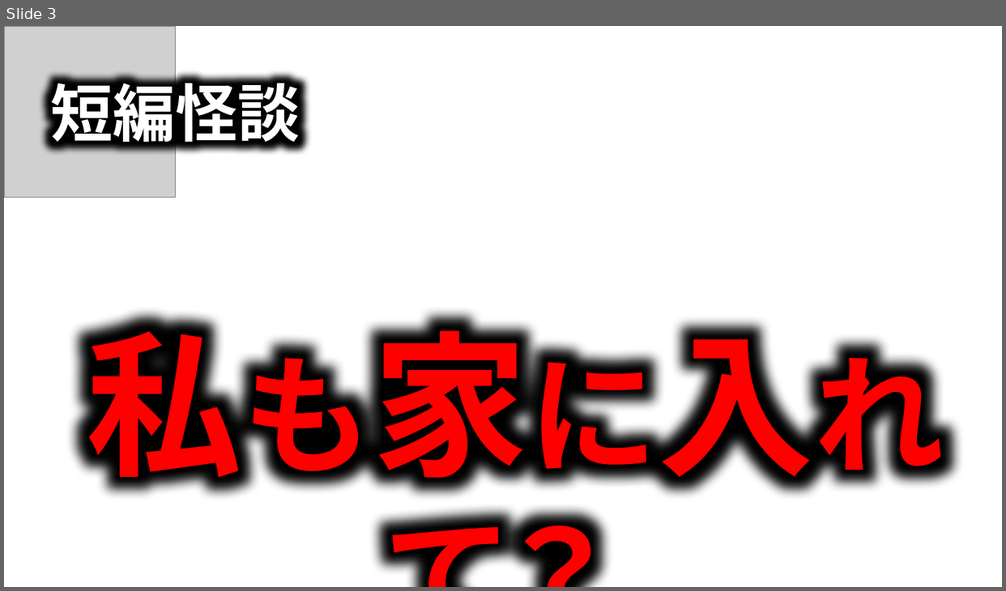
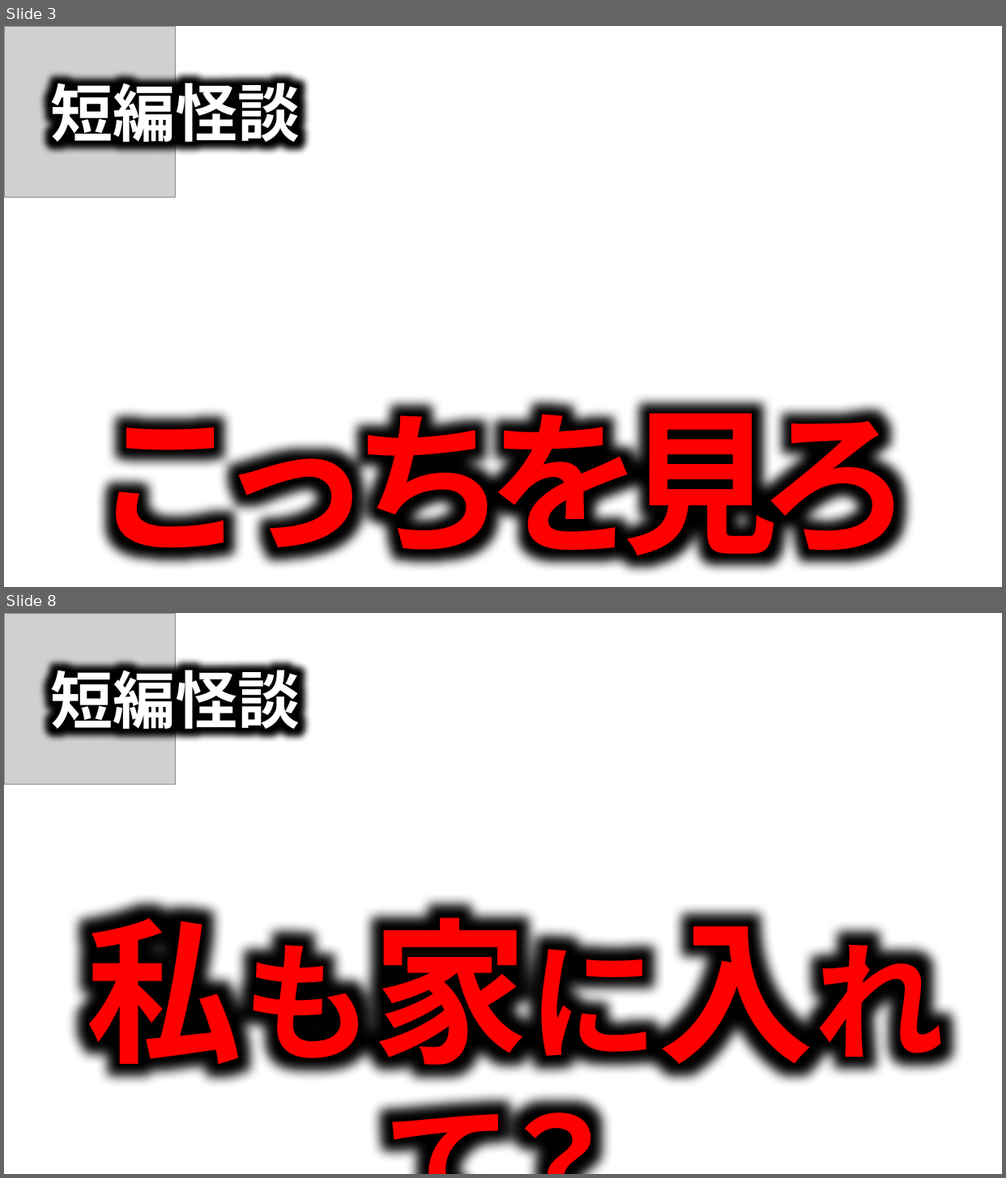
Before and after one commit to takeko333/ContentGenerator, a slide deck: bkup/Channels/ほたてまだこ/サムネイル_Horror.pptx. Shown one above the other, each under a label of ours: slide 3 before the commit, slides 3 and 8 after it; the slides between them are not shown. The pictures are 1006x591 and 1006x1178 pixels, drawn with LibreOffice and Linux fonts; fonts in the diff are those of the drawing; grey boxes stand for pictures; background and template pictures are left out. Boxes give left, top, right and bottom in pixels: in the first picture for what was removed or moved away, otherwise in the second. Text is boxed around its words. In the diff, an @@ line names an element or a change of style, - is before the commit and + after.

```diff
--- a/bkup/Channels/ほたてまだこ/サムネイル_Horror.pptx
+++ b/bkup/Channels/ほたてまだこ/サムネイル_Horror.pptx
@@ slide 3 added at [4, 26, 1002, 587], background picture (left out) @@
@@ picture added at [4, 26, 176, 198] @@
@@ text added at [50, 73, 300, 152], 60 pt, text #FFFFFF, bold @@
+短編怪談
@@ text added at [92, 382, 913, 579], 150 pt, text gradient #FF0000 to #000000, bold @@
+こっちを見ろ
@@ what was slide 3 is now slide 8 @@
```
Also in this commit, not shown: 1 slide changed, 5 other slides added, 1 slide removed, 1 other file.
